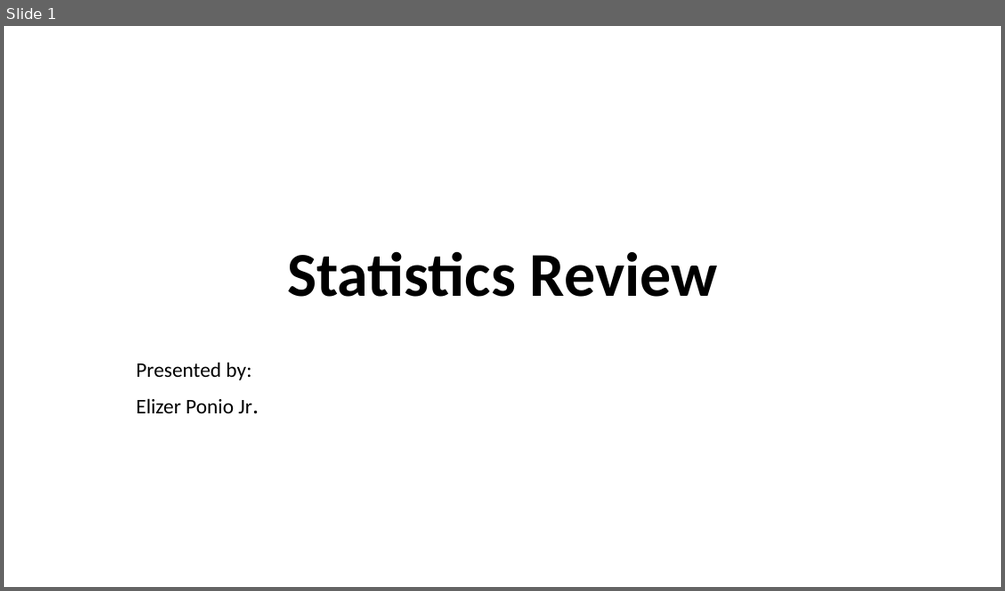
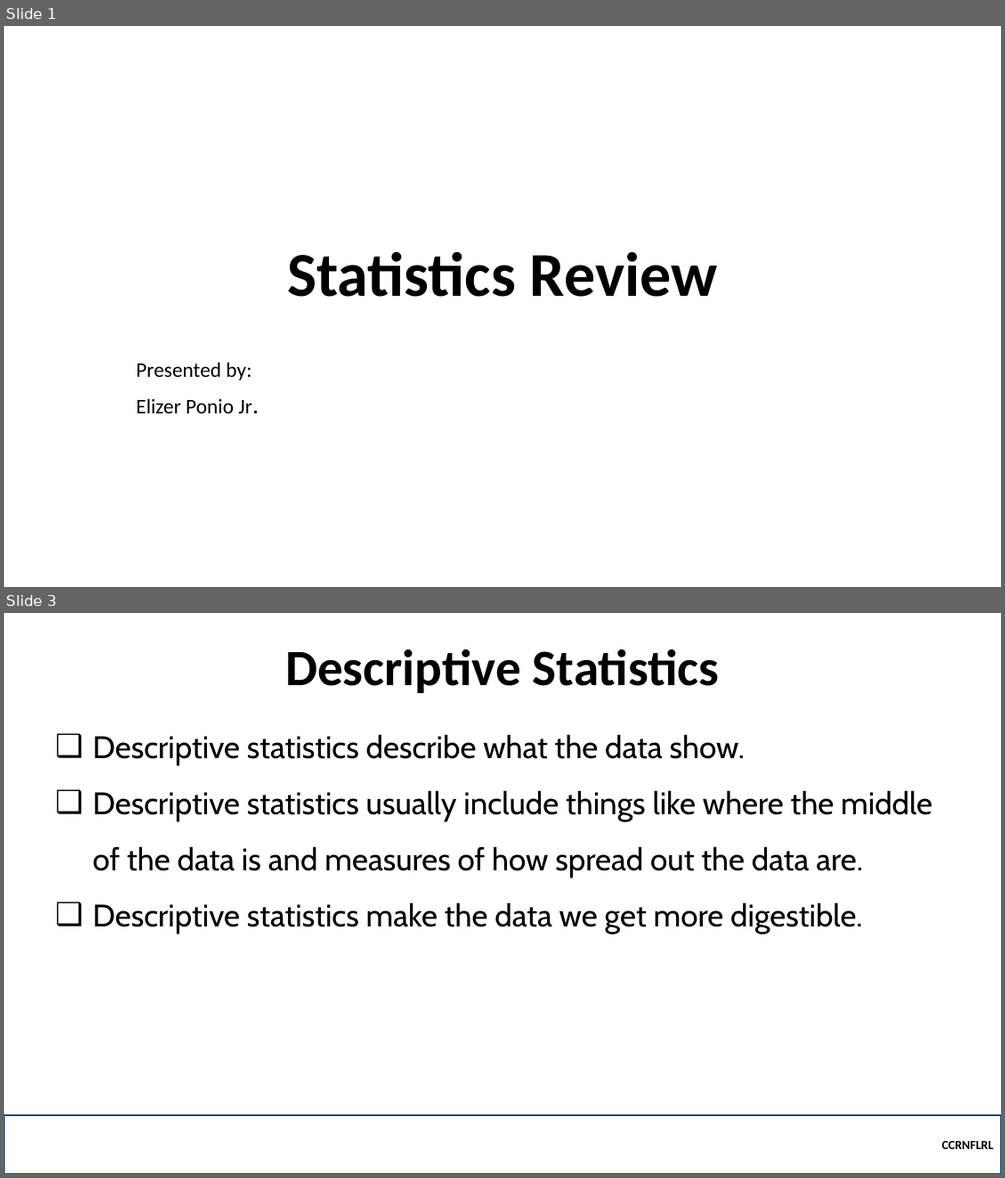
Before and after one commit to robitussin/CCRNFLRL, a slide deck: week_1/Statistics Review.pptx. Shown one above the other, each under a label of ours: slide 1 before the commit, slides 1 and 3 after it; the slides between them are not shown. The pictures are 1005x591 and 1005x1178 pixels, drawn with LibreOffice and Linux fonts; fonts in the diff are those of the drawing; background and template pictures are left out. Boxes give left, top, right and bottom in pixels: in the first picture for what was removed or moved away, otherwise in the second. Text is boxed around its words. In the diff, an @@ line names an element or a change of style, - is before the commit and + after.

Commit message:
Added statistics review and RL concepts

```diff
--- a/week_1/Statistics Review.pptx
+++ b/week_1/Statistics Review.pptx
@@ slide 3 added at [4,613,1001,1174], background picture (left out) @@
@@ title added at [285,649,720,693], 49 pt, text #000000, bold @@
+Descriptive Statistics
@@ text added at [93,734,932,934], 30 pt, text #000000 @@
+❑ Descriptive statistics describe what the data show.
+❑ Descriptive statistics usually include things like where the middle of the data is and measures of how spread out the data are.
+❑ Descriptive statistics make the data we get more digestible.
@@ rectangle added at [4,1115,1001,1174], outline #1F4E79 2.25 pt, 12 pt, text #000000, bold @@
+CCRNFLRL
```
Also in this commit, not shown: 8 slides changed, 24 other slides added, 2 other files.
